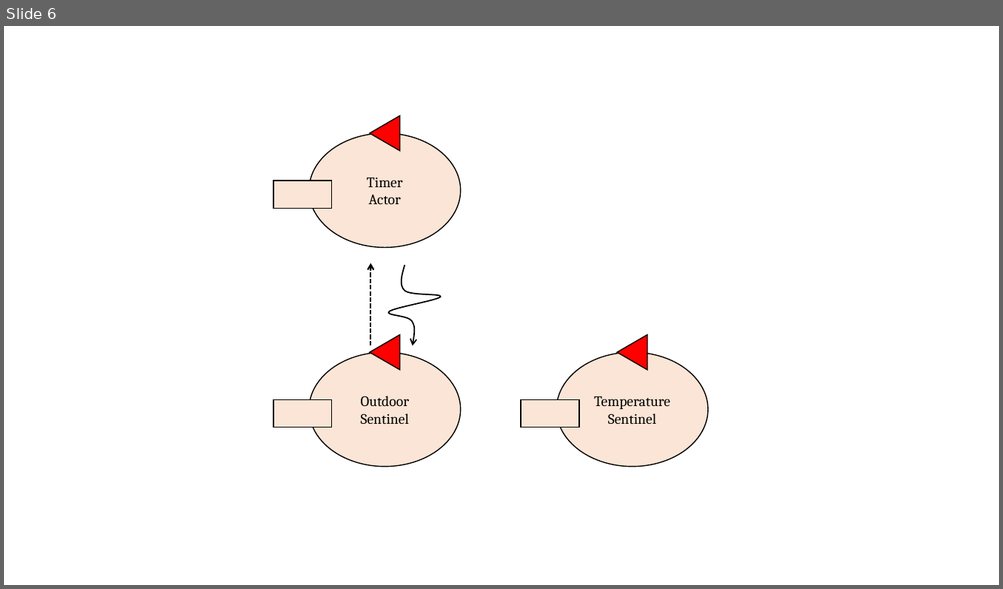
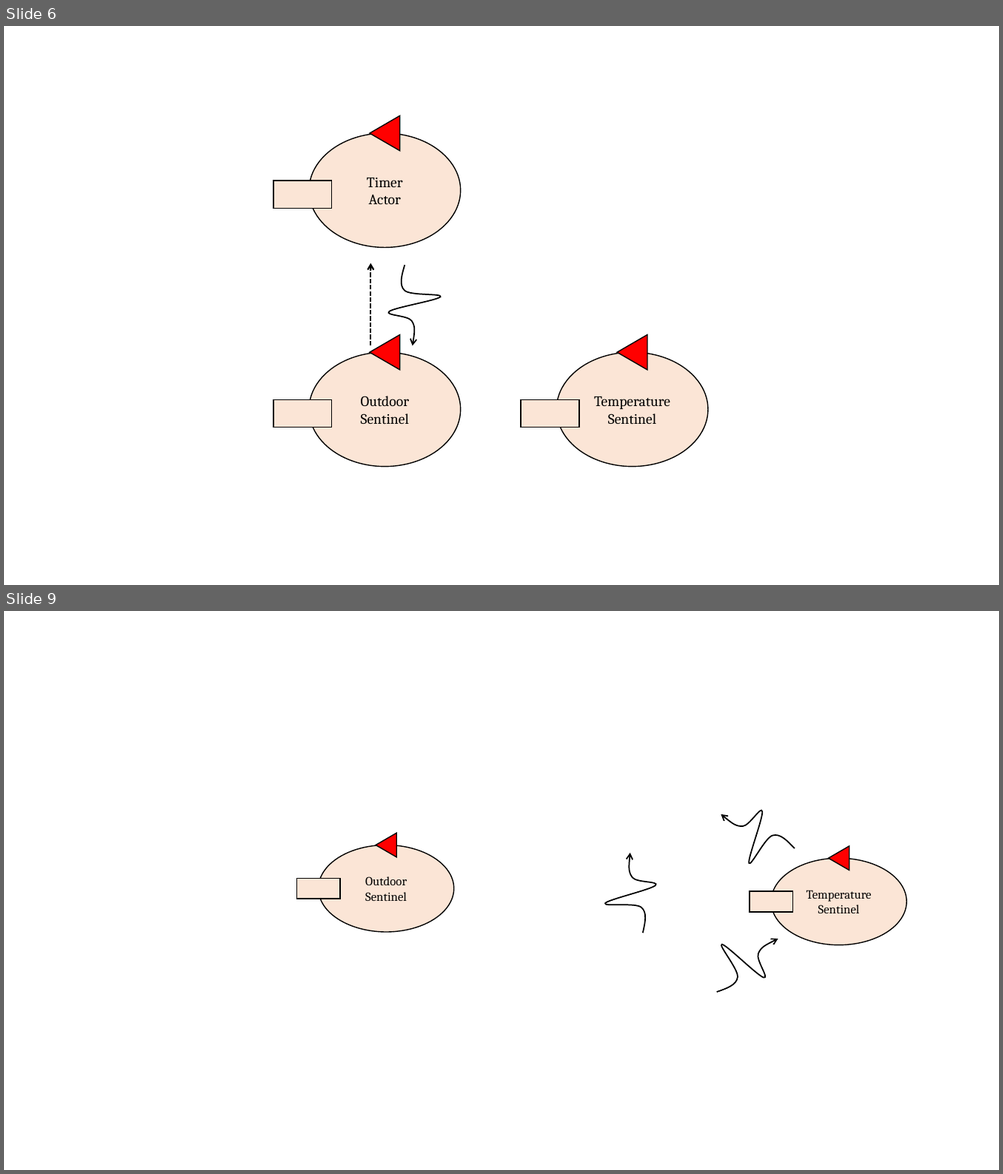
Before and after one commit to JackFantaz/FantazziniGiacomoIss, a slide deck: FinalTask/userDocs/img/final_task_schema.pptx. Shown one above the other, each under a label of ours: slide 6 before the commit, slides 6 and 9 after it; the slides between them are not shown. The pictures are 1003x589 and 1003x1174 pixels, drawn with LibreOffice and Linux fonts; fonts in the diff are those of the drawing. Boxes give left, top, right and bottom in pixels: in the first picture for what was removed or moved away, otherwise in the second. Text is boxed around its words. In the diff, an @@ line names an element or a change of style, - is before the commit and + after.

```diff
--- a/FinalTask/userDocs/img/final_task_schema.pptx
+++ b/FinalTask/userDocs/img/final_task_schema.pptx
@@ slide 9 added at [4,611,999,1170], background #FFFFFF @@
@@ freeform shape added at [706,795,802,880], outline #000000 1.25 pt @@
@@ ellipse added at [318,846,454,933], fill #FBE5D6, outline #000000 1 pt, 12 pt, text #000000 @@
+Outdoor Sentinel
@@ triangle added at [375,833,396,857], fill #FF0000, outline #000000 1 pt @@
@@ freeform shape added at [601,852,658,936], outline #000000 1.25 pt @@
@@ triangle added at [828,847,849,871], fill #FF0000, outline #000000 1 pt @@
@@ ellipse added at [771,859,907,946], fill #FBE5D6, outline #000000 1 pt, 12 pt, text #000000 @@
+Temperature Sentinel
@@ rectangle added at [296,878,340,899], fill #FBE5D6, outline #000000 1 pt @@
@@ rectangle added at [749,891,793,912], fill #FBE5D6, outline #000000 1 pt @@
@@ freeform shape added at [695,917,791,1005], outline #000000 1.25 pt @@
```
Also in this commit, not shown: 2 other slides added, 2 other files.
